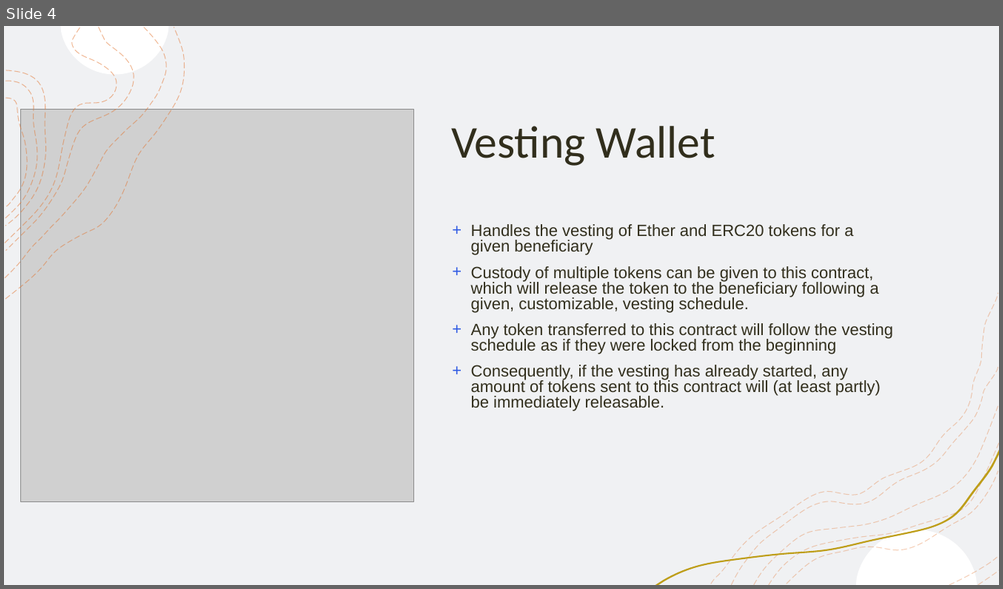
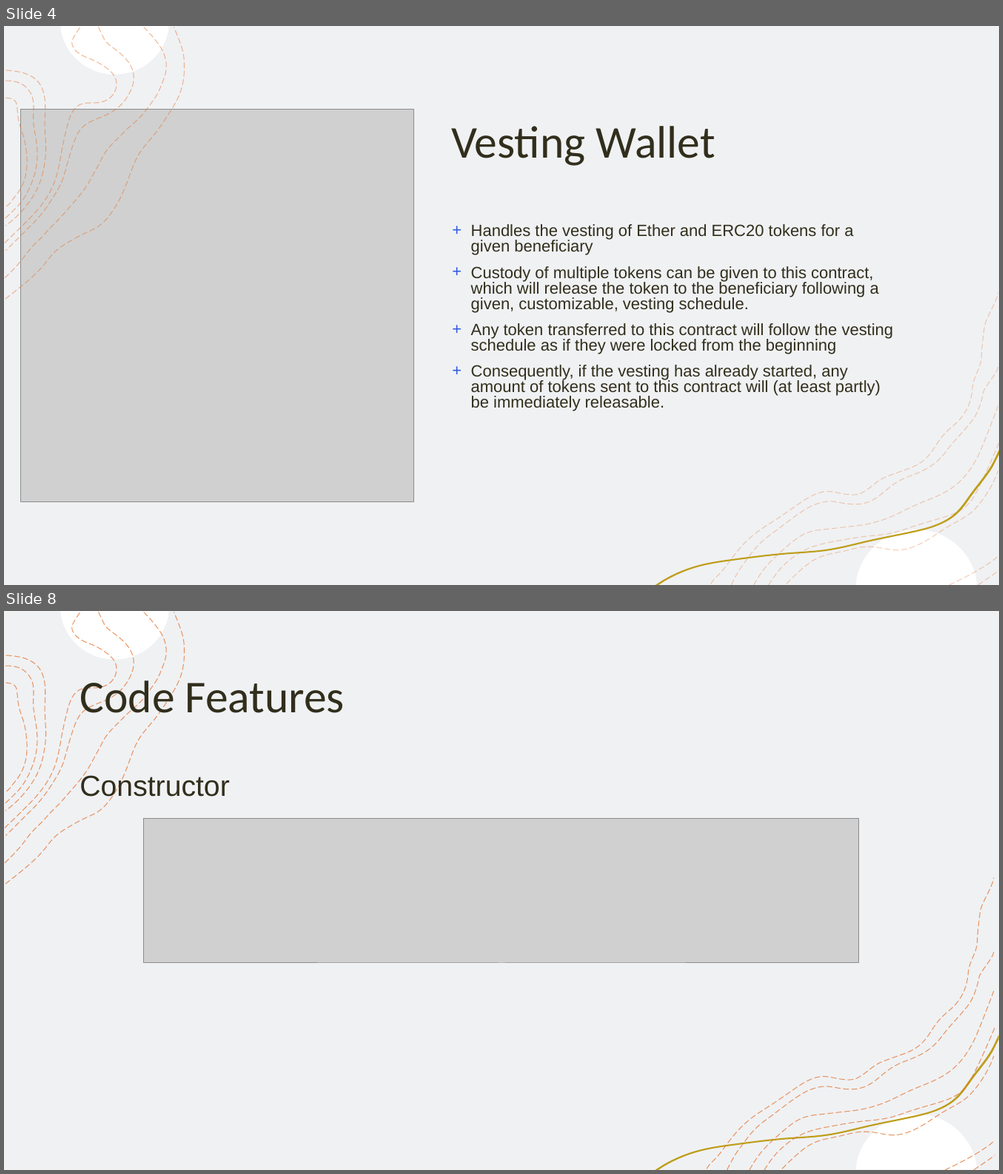
Before and after one commit to tomguy3/fintechcapstone, a slide deck: Project 3 Presentation.pptx. Shown one above the other, each under a label of ours: slide 4 before the commit, slides 4 and 8 after it; the slides between them are not shown. The pictures are 1003x589 and 1003x1174 pixels, drawn with LibreOffice and Linux fonts; fonts in the diff are those of the drawing; grey boxes stand for pictures. Boxes give left, top, right and bottom in pixels: in the first picture for what was removed or moved away, otherwise in the second. Text is boxed around its words. In the diff, an @@ line names an element or a change of style, - is before the commit and + after.

Commit message:
reviewed constructor and compiled final record label contract, edited powerpoint

```diff
--- a/Project 3 Presentation.pptx
+++ b/Project 3 Presentation.pptx
@@ slide 8 added at (4, 611, 999, 1170), background #FFFFFF; not listed: 10 template elements that a slide beside it also shows @@
@@ rectangle added at (4, 611, 999, 1170), fill #F0F1F3, outline #F2F2F2 1 pt @@
@@ freeform shape added at (61, 611, 169, 660), fill #FFFFFF @@
@@ title added at (79, 675, 344, 723), 44 pt, text #312E1C @@
+Code Features
@@ group added at (5, 612, 185, 884): 4 freeform shapes @@
@@ text added at (79, 773, 229, 801), 28 pt, text #312E1C @@
+Constructor
@@ picture added at (145, 818, 859, 963) @@
@@ freeform shape added at (707, 878, 994, 1169), outline #E3732D 0.75 pt dashed @@
@@ freeform shape added at (782, 1056, 993, 1169), outline #E3732D 0.75 pt dashed @@
```
Also in this commit, not shown: 3 other slides added, 3 other files.
